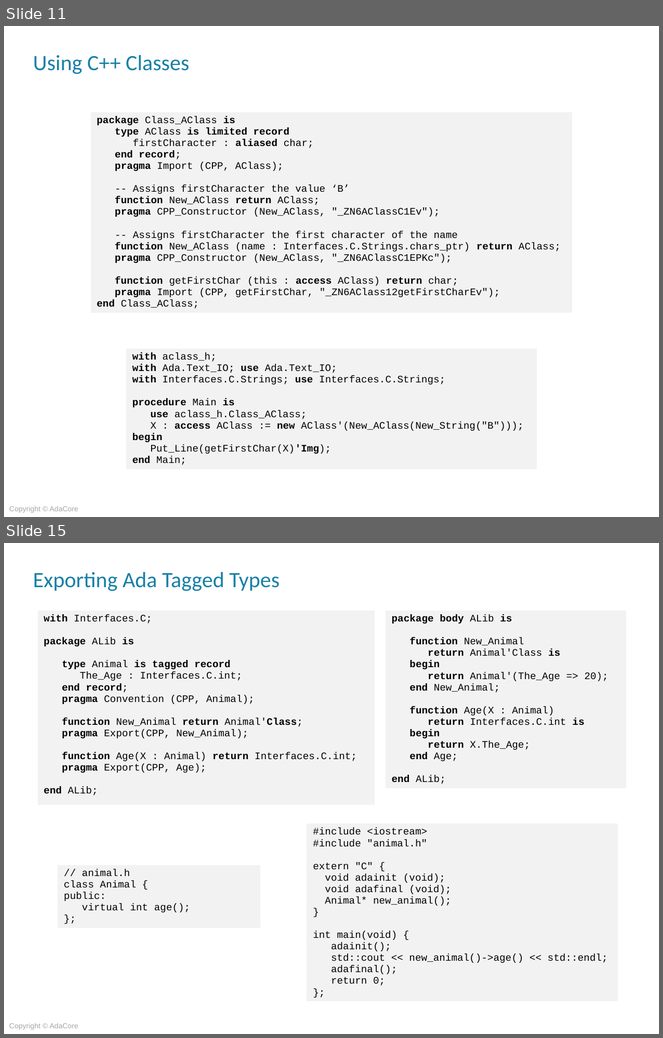
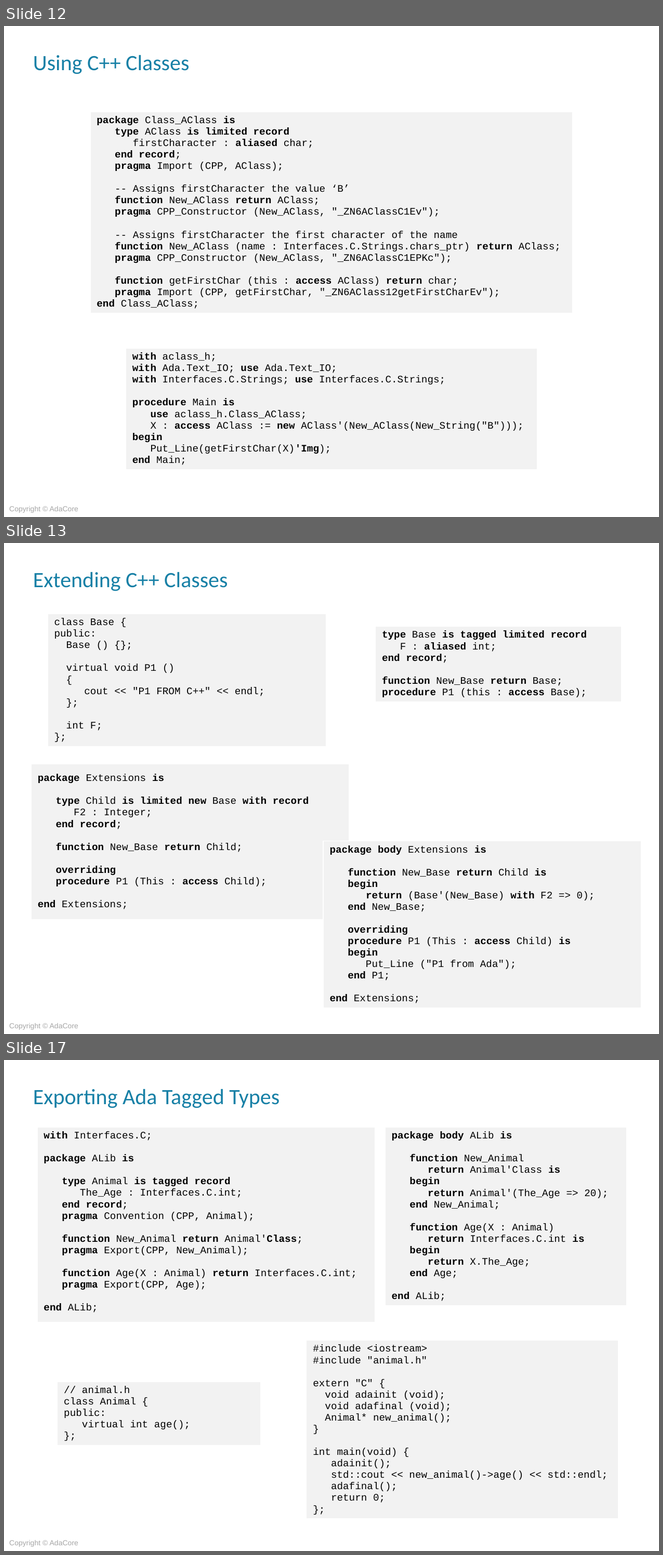
Before and after one commit to AdaCoreU/Courses, a slide deck: lectures/04_Mixed_Language_Programming_In_Ada/03_Ada_and_C++/Slides/03_Ada_and_C++.pptx. Shown one above the other, each under a label of ours: slides 11 and 15 before the commit, slides 12, 13 and 17 after it; the slides between them are not shown. The pictures are 663x1038 and 663x1555 pixels, drawn with LibreOffice and Linux fonts; fonts in the diff are those of the drawing; background and template pictures are left out. Boxes give left, top, right and bottom in pixels: in the first picture for what was removed or moved away, otherwise in the second. Text is boxed around its words. In the diff, an @@ line names an element or a change of style, - is before the commit and + after.

```diff
--- a/lectures/04_Mixed_Language_Programming_In_Ada/03_Ada_and_C++/Slides/03_Ada_and_C++.pptx
+++ b/lectures/04_Mixed_Language_Programming_In_Ada/03_Ada_and_C++/Slides/03_Ada_and_C++.pptx
@@ slide 13 added at (4, 543, 659, 1034), background picture (left out); not listed: 1 template element that a slide beside it also shows @@
@@ title added at (33, 572, 228, 591), 24 pt, text #1780A6 @@
+Extending C++ Classes
@@ table added at (48, 614, 326, 753), 1 rows, 1 columns @@
+class Base { / public: / Base () {}; / virtual void P1 () / { / cout << "P1 FROM C++" << endl; / }; / int F; / };
@@ table added at (375, 626, 622, 705), 1 rows, 1 columns @@
+type Base is tagged limited record / F : aliased int; / end record; / function New_Base return Base; / procedure P1 (this : access Base);
@@ table added at (31, 764, 349, 919), 1 rows, 1 columns @@
+package Extensions is / type Child is limited new Base with record / F2 : Integer; / end record; / function New_Base return Child; / overriding / procedure P1 (This : access Child); / end Extensions;
@@ table added at (323, 841, 642, 1016), 1 rows, 1 columns @@
+package body Extensions is / function New_Base return Child is / begin / return (Base'(New_Base) with F2 => 0); / end New_Base; / overriding / procedure P1 (This : access Child) is / begin / Put_Line ("P1 from Ada"); / end P1; / end Extensions;
@@ what was slide 11 is now slide 12 @@
@@ what was slide 15 is now slide 17 @@
```
Also in this commit, not shown: 8 other slides added, 7 slides removed, 1 other file.
